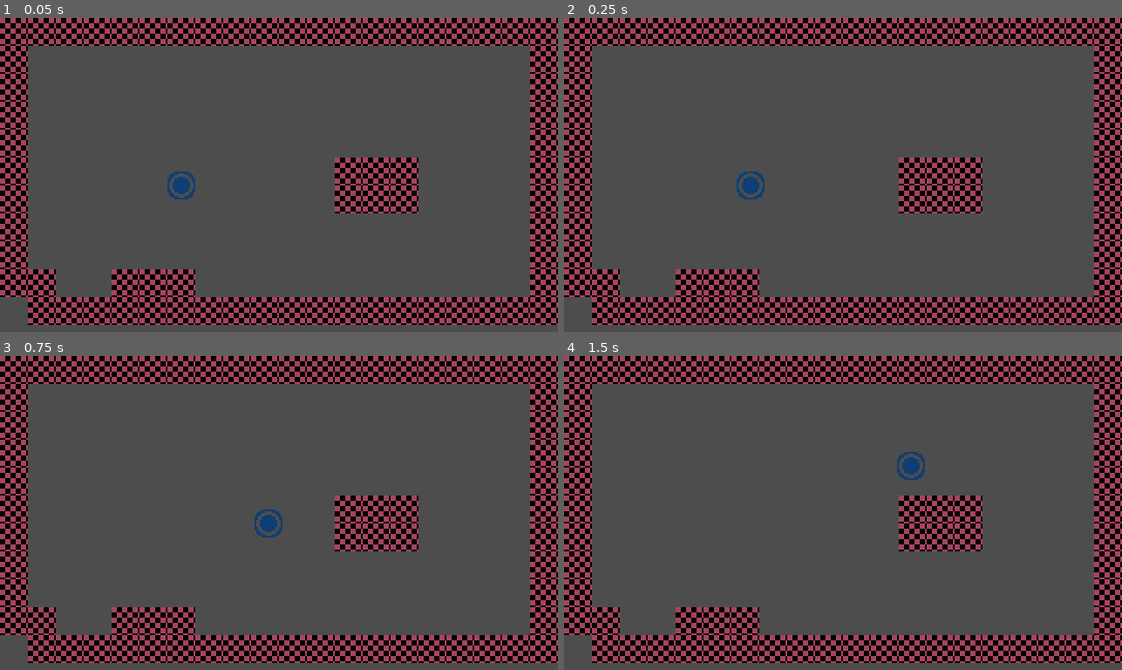
Above: before the commit, frames 1-4 (two rows, left to right).
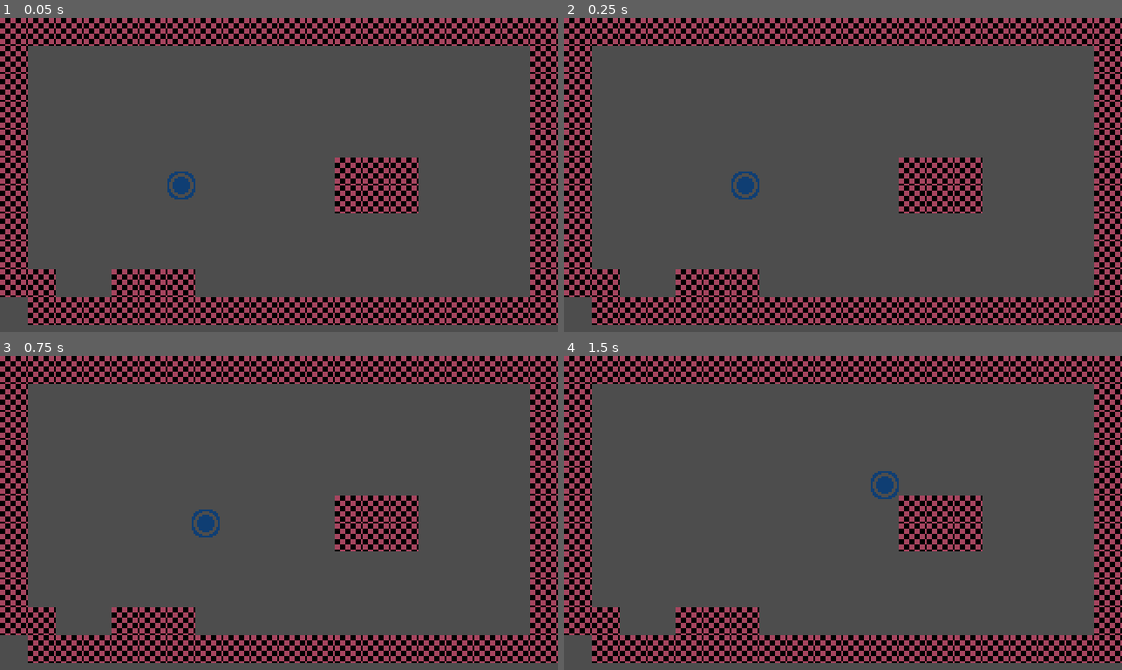
Above: after the commit, the same moments.

Repository: JesusRoberto64/club-creacion-de-vg
Game: Godot game, scene res://Escenas/Juguete_1/main.tscn
The game is run twice, just before and just after one commit, with the same random seed, the same clock (stepped at 60 frames per second) and the same inputs.
Inputs:
- Up to frame 1 (0.05 s): no input
- Up to frame 2 (0.25 s): no input
- Up to frame 3 (0.75 s): hold Right (ui_right) from 0.53 s (still down); hold Space (sprint, bound only after the commit) from 0.53 s (still down)
- Up to frame 4 (1.5 s): keep holding Right (ui_right); tap Up (ui_up) at 0.77, 0.8, 1.07, 1.35 s; release Space (sprint, bound only after the commit) at 1.28 s

Frame 1 is identical in both runs. In frame 2, 0.3% of the frame differs, in the area x 30-36%, y 48-58%; in frame 3, 0.5%, in the area x 34-51%, y 48-58%; in frame 4, 0.5%.

Commit message:
continue with gravity mode

Diff:
--- a/Escenas/Juguete_1/main.tscn
+++ b/Escenas/Juguete_1/main.tscn
@@ -29,12 +29,12 @@
 sources/1 = SubResource("TileSetAtlasSource_gn41f")
 
 [sub_resource type="Curve" id="Curve_px5ei"]
-_data = [Vector2(0, 0), 0.0, 1.00957, 0, 1, Vector2(0.990521, 1), 1.00957, 0.0, 1, 0]
+_data = [Vector2(0, 0.351648), 0.0, 0.0775695, 0, 0, Vector2(0.683333, 1), 0.863644, 0.0, 0, 0]
 point_count = 2
 
-[sub_resource type="Curve" id="Curve_tfaom"]
-_data = [Vector2(0, 0), 0.0, 0.0, 0, 0, Vector2(0.99999, 1), 0.0, 0.0, 0, 0, Vector2(1, -1), 0.0, 0.0, 0, 0]
-point_count = 3
+[sub_resource type="Curve" id="Curve_m8e02"]
+_data = [Vector2(0, 0.472527), 0.0, -3.03768, 0, 1, Vector2(0.155556, 0), -3.03768, 0.0, 1, 0]
+point_count = 2
 
 [sub_resource type="RectangleShape2D" id="RectangleShape2D_4thnc"]
 size = Vector2(16, 16)
@@ -48,9 +48,8 @@
 [node name="player" type="CharacterBody2D" parent="."]
 position = Vector2(104, 96)
 script = ExtResource("1_k0ywn")
-maxVel = 200.0
 start_curve = SubResource("Curve_px5ei")
-end_curve = SubResource("Curve_tfaom")
+end_curve = SubResource("Curve_m8e02")
 
 [node name="Sprite2D" type="Sprite2D" parent="player"]
 texture = ExtResource("4_57750")
--- a/Escenas/Juguete_1/player.gd
+++ b/Escenas/Juguete_1/player.gd
@@ -21,25 +21,30 @@
 	direction = Vector2.ZERO
 	if Input.is_action_pressed("ui_right"):
 		direction.x = 1
-	elif Input.is_action_pressed("ui_left"):
+	if Input.is_action_pressed("ui_left"):
 		direction.x = -1
+
 	if Input.is_action_pressed("ui_down"):
 		direction.y = 1
-	elif Input.is_action_pressed("ui_up"):
+	if Input.is_action_pressed("ui_up"):
 		direction.y = -1
 
 	if direction.length() <= 0.0:
+		curveValue -= delta
+		curveValue = clamp(curveValue, end_curve.min_value, end_curve.max_value)
+		# Invertir el valor para la curva end
+		var inverted_value = end_curve.max_value - (curveValue - end_curve.min_value)
+		accel = end_curve.sample(inverted_value)
+	else:
 		curveValue += delta
-		curveValue = clamp(curveValue, 0.0, 1.0)
-		accel = end_curve.sample(curveValue)
-	else:
-		print(direction)
-		curveValue += delta
-		curveValue = clamp(curveValue, 0.0, 1.0)
+		curveValue = clamp(curveValue, start_curve.min_value, start_curve.max_value)
 		accel = start_curve.sample(curveValue)
 		lastDirection = direction
-		print(accel)
 
+	if Input.is_action_pressed("sprint"):
+		maxVel = 195
+	else:
+		maxVel = 125
 
 func _physics_process(delta: float) -> void:
 
--- a/project.godot
+++ b/project.godot
@@ -71,6 +71,18 @@
 , Object(InputEventJoypadButton,"resource_local_to_scene":false,"resource_name":"","device":-1,"button_index":14,"pressure":0.0,"pressed":false,"script":null)
 ]
 }
+sprint={
+"deadzone": 0.5,
+"events": [Object(InputEventKey,"resource_local_to_scene":false,"resource_name":"","device":-1,"window_id":0,"alt_pressed":false,"shift_pressed":false,"ctrl_pressed":false,"meta_pressed":false,"pressed":false,"keycode":0,"physical_keycode":32,"key_label":0,"unicode":32,"location":0,"echo":false,"script":null)
+, Object(InputEventKey,"resource_local_to_scene":false,"resource_name":"","device":-1,"window_id":0,"alt_pressed":false,"shift_pressed":false,"ctrl_pressed":false,"meta_pressed":false,"pressed":false,"keycode":0,"physical_keycode":4194325,"key_label":0,"unicode":0,"location":0,"echo":false,"script":null)
+]
+}
+jump={
+"deadzone": 0.5,
+"events": [Object(InputEventKey,"resource_local_to_scene":false,"resource_name":"","device":-1,"window_id":0,"alt_pressed":false,"shift_pressed":false,"ctrl_pressed":false,"meta_pressed":false,"pressed":false,"keycode":0,"physical_keycode":32,"key_label":0,"unicode":32,"location":0,"echo":false,"script":null)
+, Object(InputEventKey,"resource_local_to_scene":false,"resource_name":"","device":-1,"window_id":0,"alt_pressed":false,"shift_pressed":false,"ctrl_pressed":false,"meta_pressed":false,"pressed":false,"keycode":0,"physical_keycode":4194320,"key_label":0,"unicode":0,"location":0,"echo":false,"script":null)
+]
+}
 
 [rendering]
 
